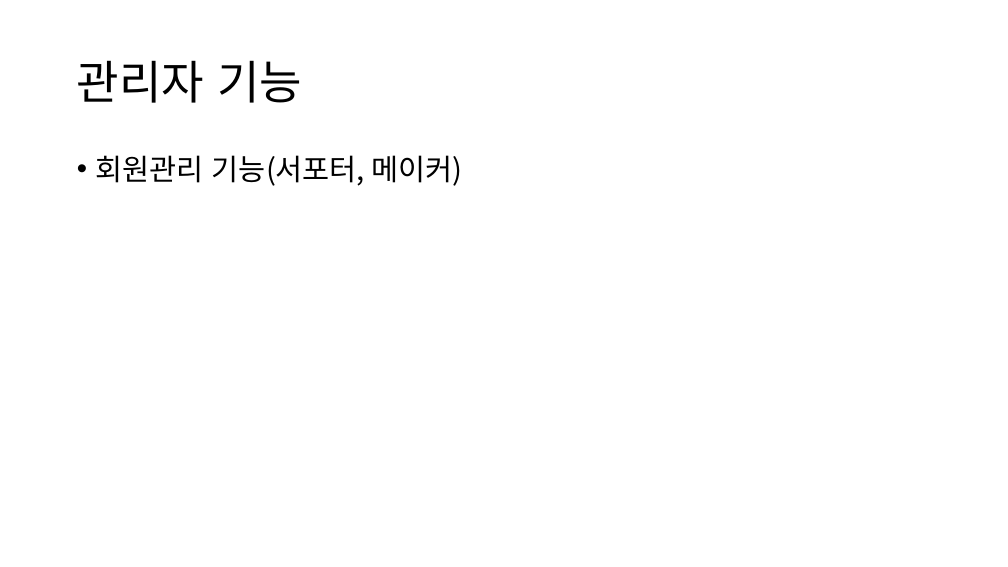
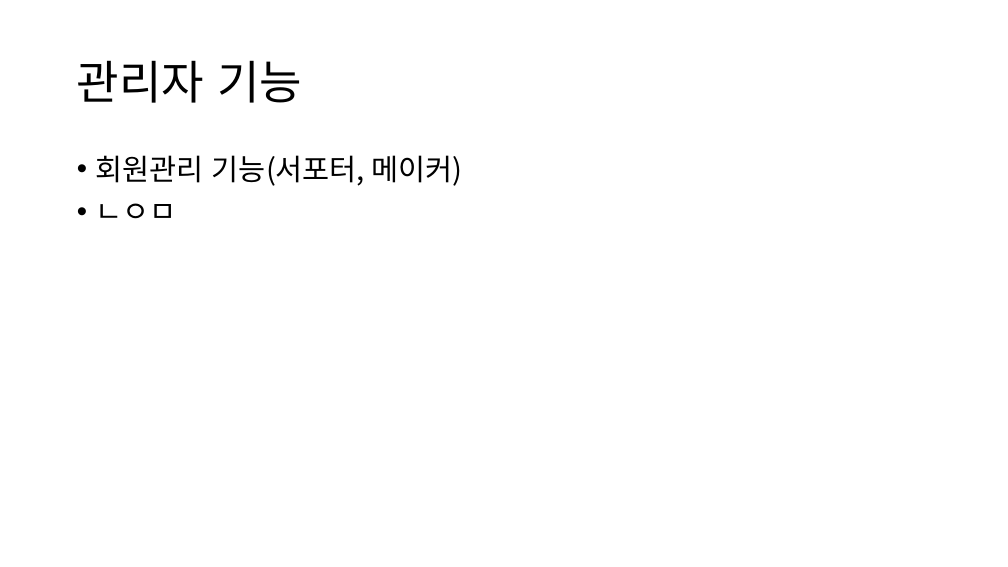
Before and after one commit to ezenteam2/EzenCrowdFunding, a slide deck: slide 3 of 기능 정리/project03 - 기능 정리 - 형준.pptx. Drawn at 1008x567 pixels with LibreOffice and Linux fonts; fonts in the diff are those of the drawing. Boxes give left, top, right and bottom in pixels: in the first picture for what was removed or moved away, otherwise in the second. Text is boxed around its words. In the diff, an @@ line names an element or a change of style, - is before the commit and + after.

Commit message:
ppt수정2

```diff
--- a/기능 정리/project03 - 기능 정리 - 형준.pptx
+++ b/기능 정리/project03 - 기능 정리 - 형준.pptx
@@ text at [96, 203, 177, 219]: paragraph added @@
+• ㄴㅇㅁ
```
